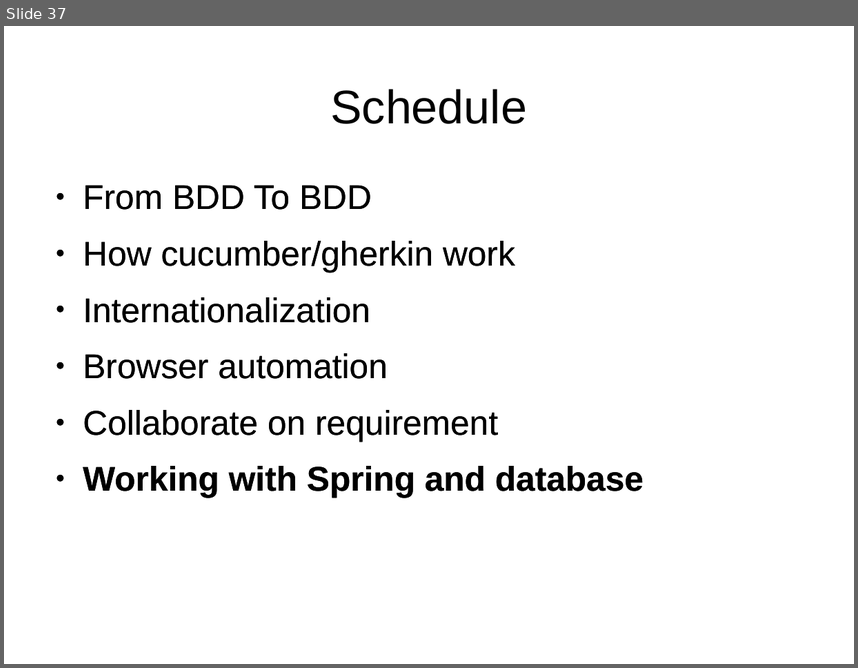
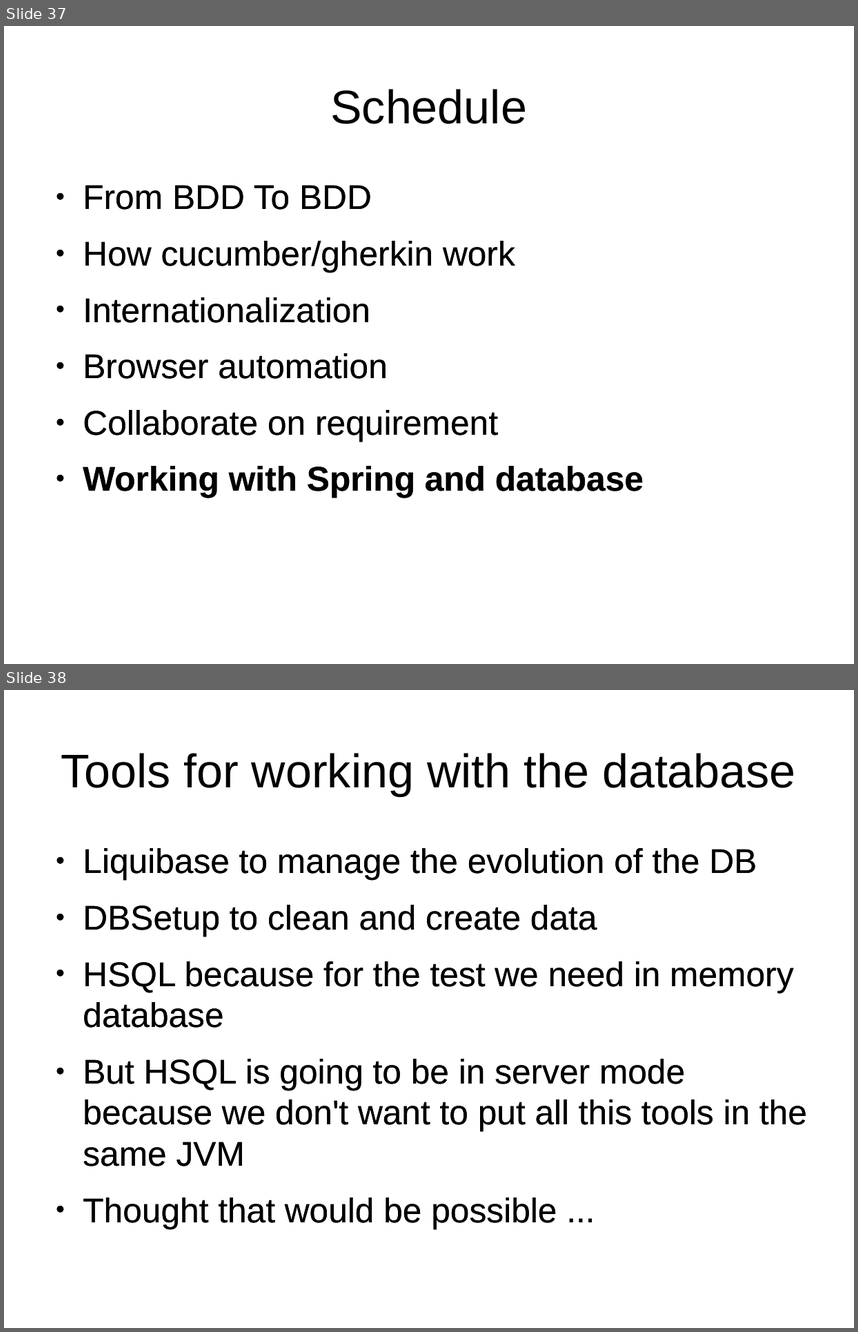
Before and after one commit to michaelcourcy/spring-petclinic, a slide deck: gherkin.odp. Shown one above the other, each under a label of ours: slide 37 before the commit, slides 37 and 38 after it. The pictures are 858x668 and 858x1332 pixels, drawn with LibreOffice and Linux fonts; fonts in the diff are those of the drawing. Boxes give left, top, right and bottom in pixels: in the first picture for what was removed or moved away, otherwise in the second. Text is boxed around its words. In the diff, an @@ line names an element or a change of style, - is before the commit and + after.

Commit message:
Changing the hsql mode to server mode

```diff
--- a/gherkin.odp
+++ b/gherkin.odp
@@ slide 38 added at (4, 690, 854, 1328), background #FFFFFF @@
@@ title added at (61, 753, 796, 796), 44 pt, text #000000 @@
+Tools for working with the database
@@ text added at (83, 848, 807, 1223), 32 pt, text #000000 @@
+● Liquibase to manage the evolution of the DB
+● DBSetup to clean and create data
+● HSQL because for the test we need in memory database
+● But HSQL is going to be in server mode because we don't want to put all this tools in the same JVM
+● Thought that would be possible ...
```
Also in this commit, not shown: 2 other slides added, 1 other file.
